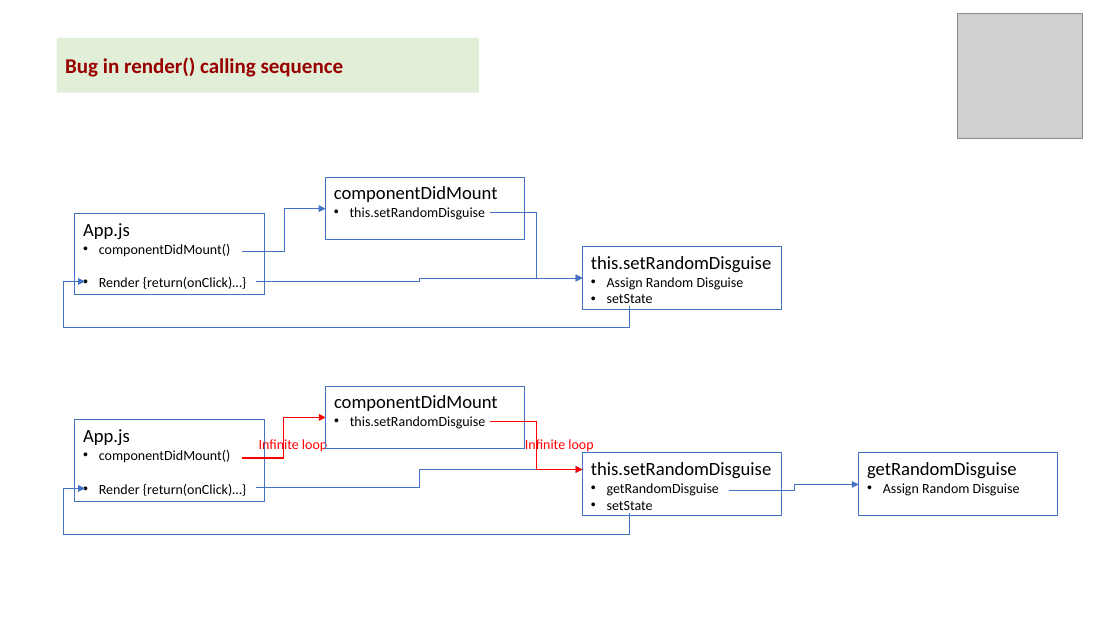
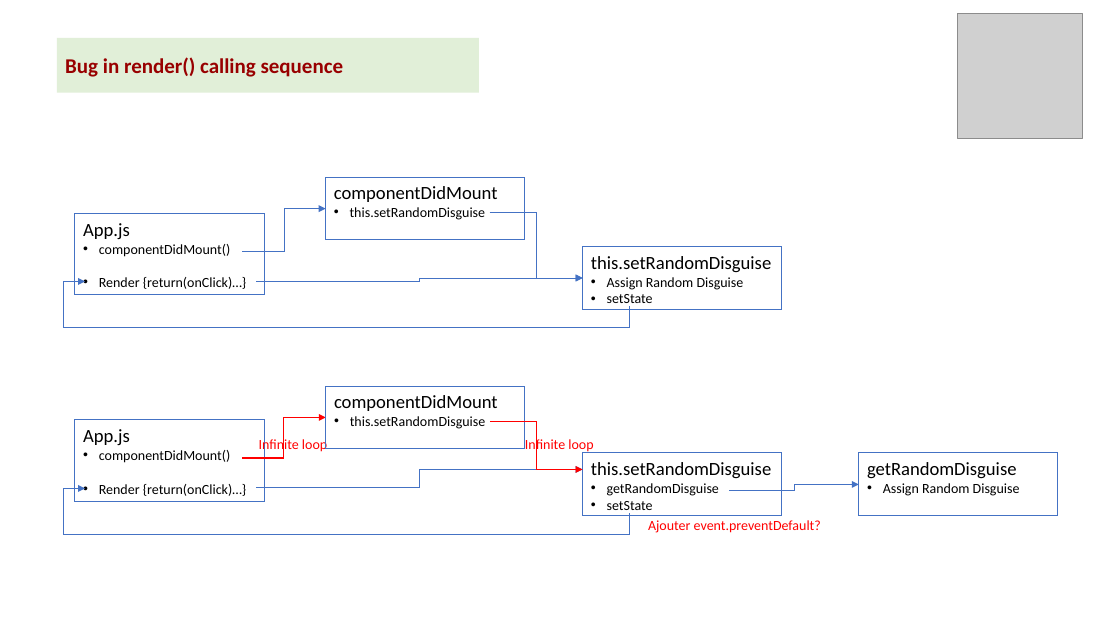
Before and after one commit to kvutien/Project-Machu-Picchu-2020, a slide deck: slide 9 of Pepito/Final Project Design.pptx. Drawn at 1120x630 pixels with LibreOffice and Linux fonts; fonts in the diff are those of the drawing; grey boxes stand for pictures. Boxes give left, top, right and bottom in pixels: in the first picture for what was removed or moved away, otherwise in the second. Text is boxed around its words. In the diff, an @@ line names an element or a change of style, - is before the commit and + after.

```diff
--- a/Pepito/Final Project Design.pptx
+++ b/Pepito/Final Project Design.pptx
@@ text added at [648,520,821,533], 12 pt, text #FF0000 @@
+Ajouter event.preventDefault?
```
Also in this commit, not shown: 3 other files.
